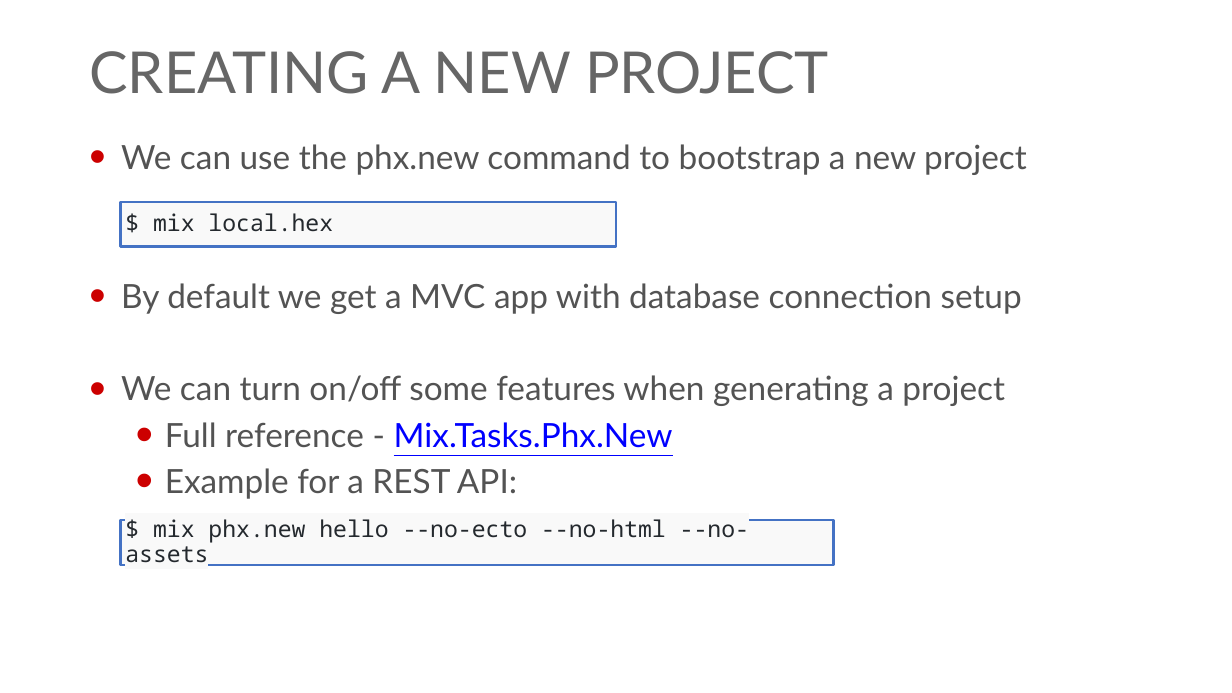
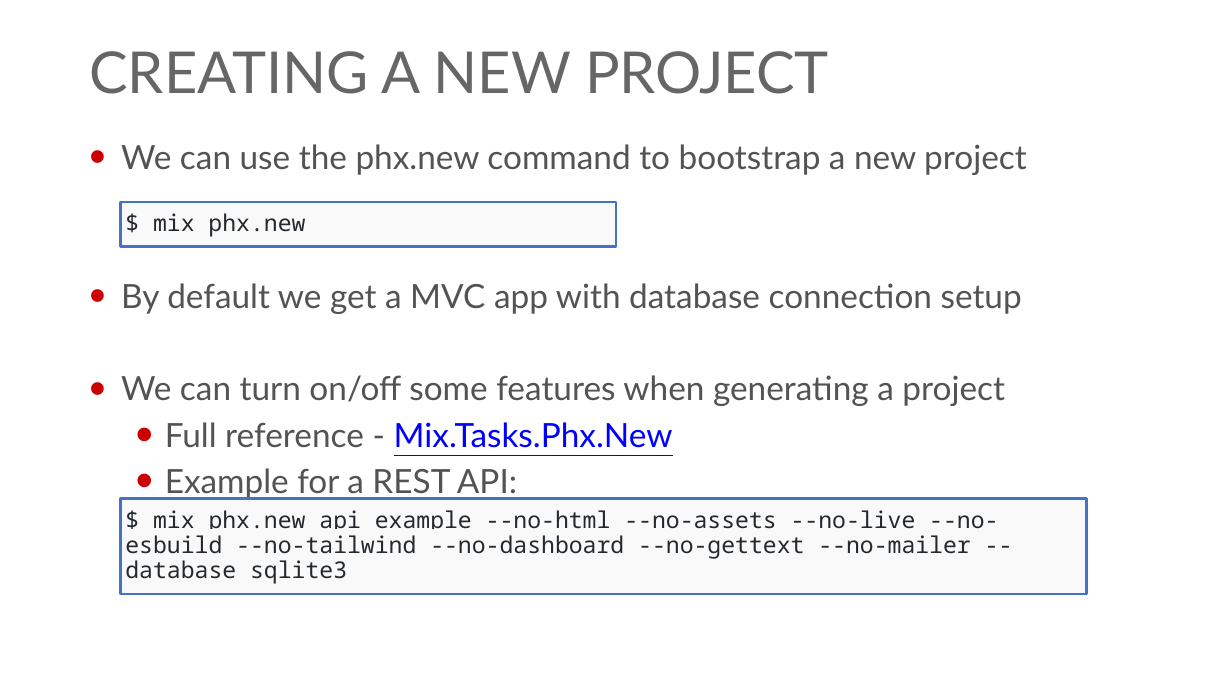
Before and after one commit to georgiyolovski/elixir-workshop, a slide deck: slide 7 of day3/Elixir - Day 3.pptx. Drawn at 1232x693 pixels with LibreOffice and Linux fonts; fonts in the diff are those of the drawing; background and template pictures are left out. Boxes give left, top, right and bottom in pixels: in the first picture for what was removed or moved away, otherwise in the second. Text is boxed around its words. In the diff, an @@ line names an element or a change of style, - is before the commit and + after.

```diff
--- a/day3/Elixir - Day 3.pptx
+++ b/day3/Elixir - Day 3.pptx
@@ text in rectangle at <box>153,213,305,237</box>: text changed @@
-$ mix local.hex
+$ mix phx.new
@@ rectangle "$ mix phx.new api_example --no-html ...": place and size @@
-rectangle "$ mix phx.new api_example --no-html ..." at <box>121,520,834,566</box>
+rectangle "$ mix phx.new api_example --no-html ..." at <box>121,499,1087,594</box>
@@ text in rectangle at <box>125,510,998,584</box>: text changed @@
-$ mix phx.new hello --no-ecto --no-html --no-assets
+$ mix phx.new api_example --no-html --no-assets --no-live --no-esbuild --no-tailwind --no-dashboard --no-gettext --no-mailer --database sqlite3
```
Also in this commit, not shown: 2 other slides changed, 2 slides added, 1 other file.
